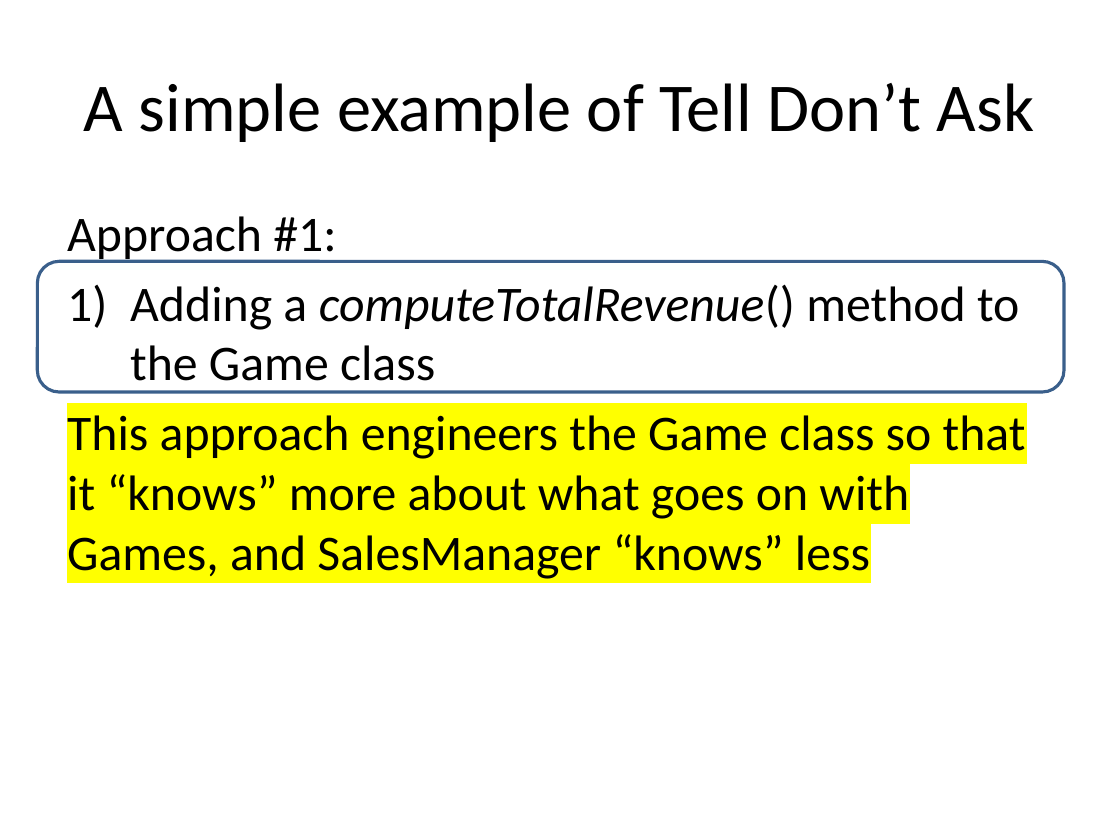
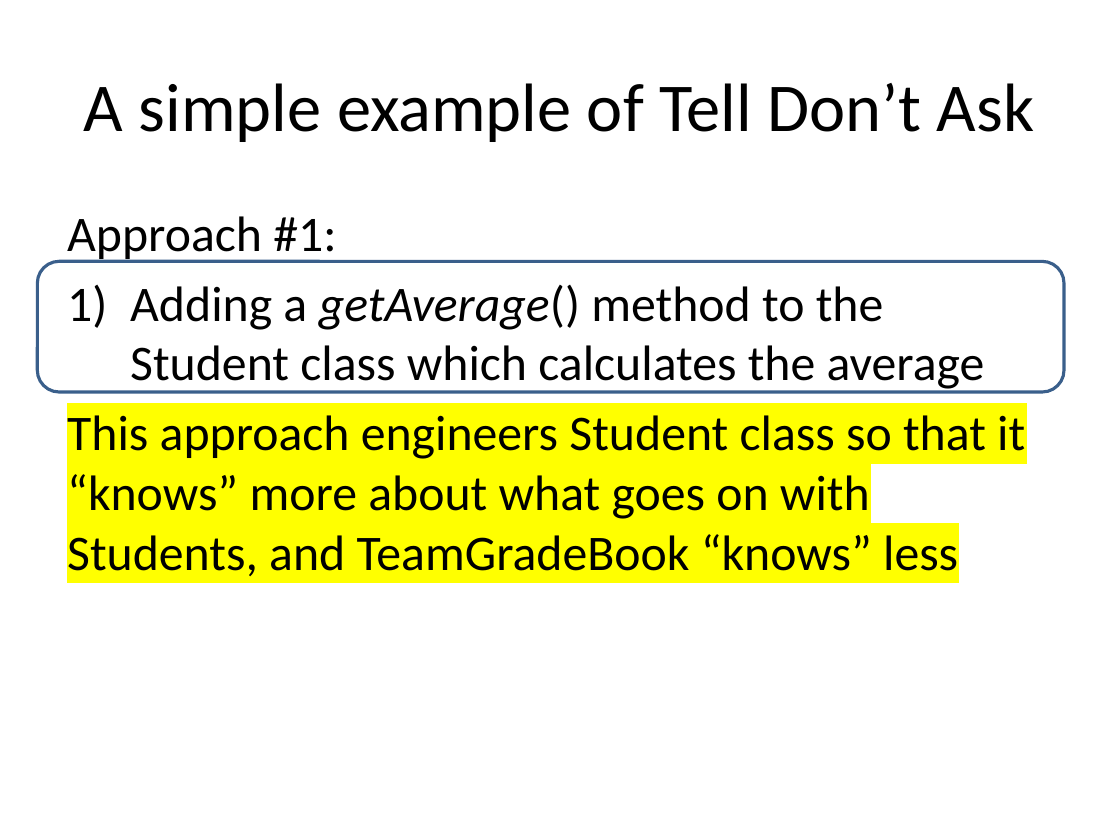
Before and after one commit to RHIT-CSSE/csse220, a slide deck: slide 9 of ClassMaterials/CohesionAndCoupling/Slides/Part2-OOD-DP4-TellDoNotAsk.pptx (slide 11 before the commit). Drawn at 1120x840 pixels with LibreOffice and Linux fonts; fonts in the diff are those of the drawing. Boxes give left, top, right and bottom in pixels: in the first picture for what was removed or moved away, otherwise in the second. Text is boxed around its words. In the diff, an @@ line names an element or a change of style, - is before the commit and + after.

Commit message:
Undo Jason's overwrite of class materials starter code/slides.

```diff
--- a/ClassMaterials/CohesionAndCoupling/Slides/Part2-OOD-DP4-TellDoNotAsk.pptx
+++ b/ClassMaterials/CohesionAndCoupling/Slides/Part2-OOD-DP4-TellDoNotAsk.pptx
@@ text at <box>67,285,1025,576</box>: text changed @@
-1) Adding a computeTotalRevenue() method to the Game class
-This approach engineers the Game class so that it “knows” more about what goes on with Games, and SalesManager “knows” less
+1) Adding a getAverage() method to the Student class which calculates the average
+This approach engineers Student class so that it “knows” more about what goes on with Students, and TeamGradeBook “knows” less
```
Also in this commit, not shown: 7 other slides changed, 2 slides added, 4 slides removed, 40 other files.
